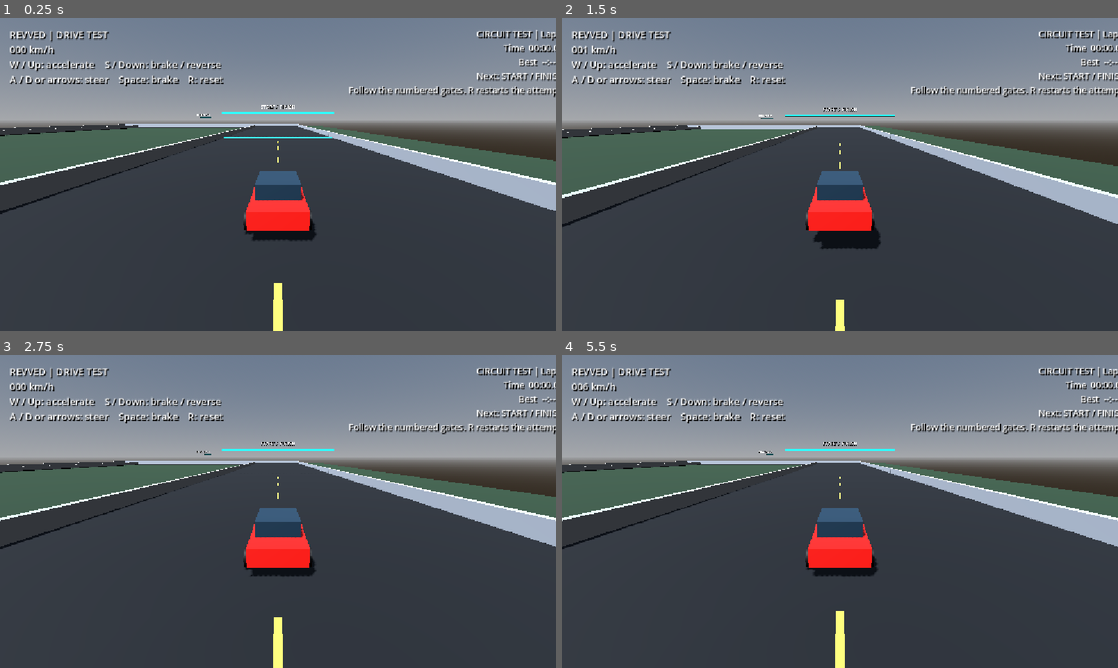
Above: before the commit, frames 1-4 (two rows, left to right).
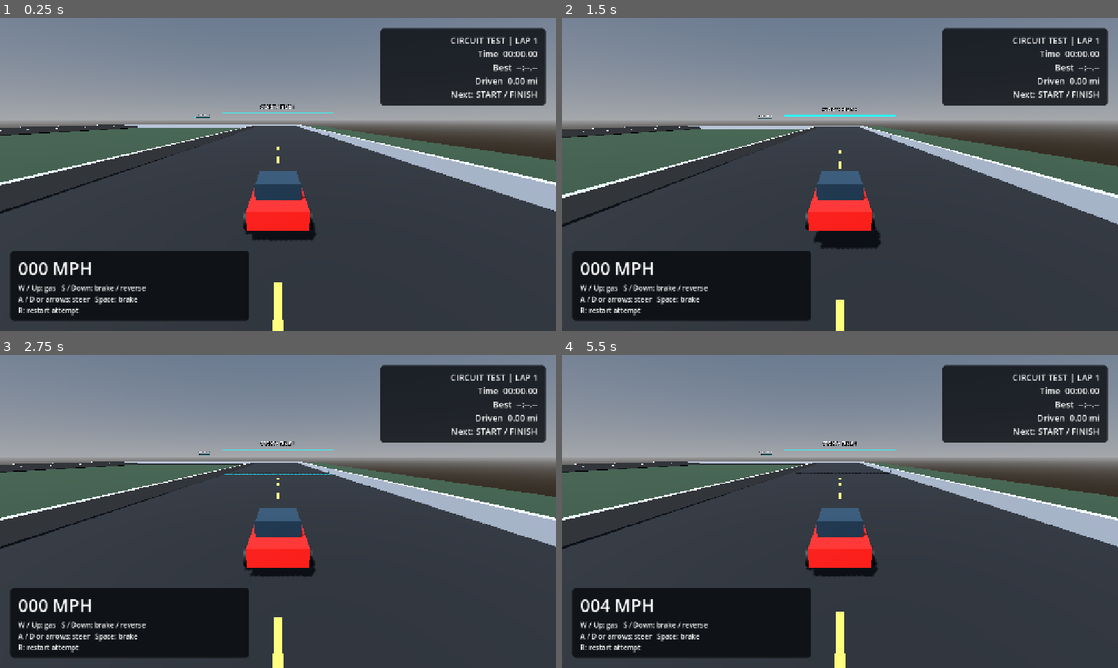
Above: after the commit, the same moments.

Repository: EmrysCodes/Revved
Game: Godot game, scene res://scenes/test_circuit.tscn
Same seed, same stepped clock (60 frames per second), same inputs: the game is played once before the commit and once after it.
Inputs:
- Up to frame 1 (0.25 s): no input
- Up to frame 2 (1.5 s): tap Enter at 0.5 s; hold D 0.53-1.28 s; tap R at 0.6, 1.35 s; tap Space at 0.77, 1.25 s; hold S from 1.28 s (still down)
- Up to frame 3 (2.75 s): tap Space at 1.52 s; release S at 2.03 s; hold D from 2.03 s (still down); tap R at 2.1 s
- Up to frame 4 (5.5 s): tap Enter at 2.75, 5 s; release D at 2.78 s; hold W 2.78-3.53 s; tap R every 0.75 s from 2.85 to 5.1 s; tap Space at 3.02, 3.77, 4.25, 4.52 s; hold A 3.53-5.03 s; hold S from 5.03 s (still down)

The runs differ from the first frame. In frame 1, 19% of the frame differs, in the area x 0-100%, y 3-100%; in frame 2, 19%; in frame 3, 19%; in frame 4, 19%.

Commit message:
Fix HUD scaling and default to US units
Add a scaling resolution and anchored HUD panels to prevent
clipping and overlap across window sizes.

Default speed and distance displays to US units. Add saved
US/metric preferences for the future settings menu and
regression checks for layout and unit conversions.

Diff:
--- /dev/null
+++ b/core/game_settings.gd
@@ -0,0 +1,47 @@
+extends Node
+## Shared display preference for the future settings menu. Physics stays in SI units.
+
+signal units_changed
+
+enum Units { US, METRIC }
+
+const SETTINGS_PATH: String = "user://settings.cfg"
+const METERS_PER_MILE: float = 1609.344
+const METERS_PER_FOOT: float = 0.3048
+
+var unit_system: Units = Units.US
+var settings_path: String = SETTINGS_PATH
+
+
+func _ready() -> void:
+	var config := ConfigFile.new()
+	if config.load(settings_path) == OK:
+		var saved_units: Variant = config.get_value("display", "units", Units.US)
+		if saved_units is int and saved_units in [Units.US, Units.METRIC]:
+			unit_system = saved_units
+
+
+func set_unit_system(value: int, persist: bool = true) -> Error:
+	if value not in [Units.US, Units.METRIC]:
+		return ERR_INVALID_PARAMETER
+	unit_system = value as Units
+	units_changed.emit()
+	if not persist:
+		return OK
+	var config := ConfigFile.new()
+	config.load(settings_path)
+	config.set_value("display", "units", unit_system)
+	return config.save(settings_path)
+
+
+func format_speed(meters_per_second: float) -> String:
+	var factor: float = 3600.0 / METERS_PER_MILE if unit_system == Units.US else 3.6
+	var suffix: String = "MPH" if unit_system == Units.US else "km/h"
+	return "%03d %s" % [roundi(absf(meters_per_second) * factor), suffix]
+
+
+func format_distance(meters: float, short_distance: bool = false) -> String:
+	var distance: float = maxf(meters, 0.0)
+	if unit_system == Units.US:
+		return "%.0f ft" % (distance / METERS_PER_FOOT) if short_distance else "%.2f mi" % (distance / METERS_PER_MILE)
+	return "%.0f m" % distance if short_distance else "%.2f km" % (distance / 1000.0)
--- a/project.godot
+++ b/project.godot
@@ -15,8 +15,16 @@
 config/features=PackedStringArray("4.7", "GL Compatibility")
 config/icon="res://icon.svg"
 
+[autoload]
+
+GameSettings="*res://core/game_settings.gd"
+
 [display]
 
+window/size/viewport_width=1280
+window/size/viewport_height=720
+window/size/window_width_override=1280
+window/size/window_height_override=720
 window/stretch/mode="canvas_items"
 window/stretch/aspect="expand"
 
--- a/racing/test_circuit.gd
+++ b/racing/test_circuit.gd
@@ -8,9 +8,10 @@
 var elapsed: float = 0.0
 var best_lap: float = INF
 var completed_laps: int = 0
+var distance_driven: float = 0.0
 
 @onready var car: CharacterBody3D = $VehicleSpawn/PlayerCar
-@onready var readout: Label = $RaceHUD/Readout
+@onready var readout: Label = $RaceHUD/Screen/RacePanel/Padding/Readout
 
 
 func _ready() -> void:
@@ -22,6 +23,7 @@
 
 
 func _physics_process(delta: float) -> void:
+	distance_driven += Vector2(car.velocity.x, car.velocity.z).length() * delta
 	if lap_active:
 		elapsed += delta
 	_update_readout()
@@ -52,7 +54,7 @@
 func _update_readout() -> void:
 	var best_text: String = "--:--.--" if is_inf(best_lap) else _time_text(best_lap)
 	var target: String = "START / FINISH" if next_gate == 0 else "CHECKPOINT %d" % next_gate
-	readout.text = "CIRCUIT TEST | Lap %d\nTime  %s\nBest  %s\nNext: %s\nFollow the numbered gates. R restarts the attempt." % [completed_laps + 1, _time_text(elapsed), best_text, target]
+	readout.text = "CIRCUIT TEST | LAP %d\nTime  %s\nBest  %s\nDriven  %s\nNext: %s" % [completed_laps + 1, _time_text(elapsed), best_text, GameSettings.format_distance(distance_driven), target]
 
 
 func _time_text(seconds: float) -> String:
--- a/scenes/test_circuit.tscn
+++ b/scenes/test_circuit.tscn
@@ -1,7 +1,14 @@
-[gd_scene load_steps=97 format=3]
+[gd_scene load_steps=98 format=3]
 
 [ext_resource type="PackedScene" path="res://vehicles/arcade_car.tscn" id="1_car"]
 [ext_resource type="Script" path="res://racing/test_circuit.gd" id="2_circuit"]
+
+[sub_resource type="StyleBoxFlat" id="HUD_Panel"]
+bg_color = Color(0.025, 0.035, 0.05, 0.8)
+corner_radius_top_left = 8
+corner_radius_top_right = 8
+corner_radius_bottom_left = 8
+corner_radius_bottom_right = 8
 
 [sub_resource type="StandardMaterial3D" id="Mat_Grass"]
 albedo_color = Color(0.13, 0.21, 0.14, 1)
@@ -790,17 +797,38 @@
 [node name="RaceHUD" type="CanvasLayer" parent="."]
 
 
-[node name="Readout" type="Label" parent="RaceHUD"]
-anchors_preset = 1
+[node name="Screen" type="Control" parent="RaceHUD"]
+layout_mode = 3
+anchors_preset = 15
+anchor_right = 1.0
+anchor_bottom = 1.0
+grow_horizontal = 2
+grow_vertical = 2
+mouse_filter = 2
+
+[node name="RacePanel" type="PanelContainer" parent="RaceHUD/Screen"]
+layout_mode = 0
 anchor_left = 1.0
 anchor_right = 1.0
-offset_left = -430.0
-offset_top = 20.0
-offset_right = -20.0
-offset_bottom = 175.0
+offset_left = -404.0
+offset_top = 24.0
+offset_right = -24.0
+offset_bottom = 202.0
+grow_horizontal = 0
 mouse_filter = 2
-theme_override_colors/font_shadow_color = Color(0, 0, 0, 1)
-theme_override_constants/shadow_offset_x = 2
-theme_override_constants/shadow_offset_y = 2
-theme_override_font_sizes/font_size = 18
+theme_override_styles/panel = SubResource("HUD_Panel")
+
+[node name="Padding" type="MarginContainer" parent="RaceHUD/Screen/RacePanel"]
+layout_mode = 2
+mouse_filter = 2
+theme_override_constants/margin_left = 18
+theme_override_constants/margin_top = 12
+theme_override_constants/margin_right = 18
+theme_override_constants/margin_bottom = 12
+
+[node name="Readout" type="Label" parent="RaceHUD/Screen/RacePanel/Padding"]
+layout_mode = 2
+mouse_filter = 2
+theme_override_font_sizes/font_size = 20
 horizontal_alignment = 2
+autowrap_mode = 3
--- /dev/null
+++ b/tests/verify_hud_units.gd
@@ -0,0 +1,60 @@
+extends SceneTree
+
+func _initialize() -> void:
+	call_deferred("_run")
+
+func _run() -> void:
+	var settings: Node = root.get_node("GameSettings")
+	var original: int = settings.unit_system
+	settings.set_unit_system(0, false)
+	assert(settings.format_speed(26.8224) == "060 MPH", "60 MPH conversion")
+	assert(settings.format_speed(-26.8224) == "060 MPH", "Reverse speed uses magnitude")
+	assert(settings.format_distance(1609.344) == "1.00 mi", "Mile conversion")
+	assert(settings.format_distance(0.3048, true) == "1 ft", "Foot conversion")
+	settings.set_unit_system(1, false)
+	assert(settings.format_speed(10.0) == "036 km/h", "Metric speed")
+	assert(settings.format_distance(1000.0) == "1.00 km", "Metric distance")
+	assert(settings.format_distance(12.0, true) == "12 m", "Metric short distance")
+	assert(settings.set_unit_system(99, false) == ERR_INVALID_PARAMETER, "Reject invalid unit preference")
+	# Exercise persistence in an isolated file, without changing player preferences.
+	var probe: Node = load("res://core/game_settings.gd").new()
+	probe.settings_path = "res://tests/units-verification.tmp"
+	root.add_child(probe)
+	assert(probe.set_unit_system(1) == OK, "Unit preference must save")
+	var restored: Node = load("res://core/game_settings.gd").new()
+	restored.settings_path = probe.settings_path
+	root.add_child(restored)
+	assert(restored.unit_system == 1, "Saved unit preference must load")
+	assert(DirAccess.remove_absolute(ProjectSettings.globalize_path(probe.settings_path)) == OK)
+	probe.queue_free()
+	restored.queue_free()
+	settings.set_unit_system(0, false)
+	var level: Node3D = load("res://scenes/test_circuit.tscn").instantiate()
+	root.add_child(level)
+	var car: CharacterBody3D = level.get_node("VehicleSpawn/PlayerCar")
+	for frame in range(10):
+		await process_frame
+	var drive: Control = car.get_node("HUD/Screen/DrivePanel")
+	var race: Control = level.get_node("RaceHUD/Screen/RacePanel")
+	for resolution in [Vector2i(640, 360), Vector2i(800, 600), Vector2i(1280, 720), Vector2i(1656, 932), Vector2i(1920, 1080), Vector2i(2560, 1080)]:
+		root.size = resolution
+		for frame in range(5):
+			await process_frame
+		var viewport_rect: Rect2 = root.get_visible_rect()
+		for panel in [drive, race]:
+			var rect: Rect2 = panel.get_global_rect()
+			assert(viewport_rect.encloses(rect), "HUD panel must fit viewport at %s" % resolution)
+		assert(not drive.get_global_rect().intersects(race.get_global_rect()), "HUD panels must not overlap")
+		for label in [car.get_node("HUD/Screen/DrivePanel/Padding/Stack/Readout"), car.get_node("HUD/Screen/DrivePanel/Padding/Stack/Controls"), level.get_node("RaceHUD/Screen/RacePanel/Padding/Readout")]:
+			assert(label.size.y >= label.get_minimum_size().y, "Label content must fit")
+		print("PASS HUD bounds and separation: ", resolution, " logical viewport ", viewport_rect.size)
+	assert(car.get_node("HUD/Screen/DrivePanel/Padding/Stack/Readout").text.ends_with("MPH"))
+	assert(level.readout.text.contains("mi"))
+	settings.set_unit_system(1, false)
+	for frame in range(5):
+		await physics_frame
+	assert(car.get_node("HUD/Screen/DrivePanel/Padding/Stack/Readout").text.ends_with("km/h"), "Speed reacts to unit changes")
+	assert(level.readout.text.contains("km"), "Distance reacts to unit changes")
+	settings.set_unit_system(original, false)
+	print("PASS: US/metric conversions, invalid preferences, save/load, live unit changes")
+	quit()
--- a/vehicles/arcade_car.gd
+++ b/vehicles/arcade_car.gd
@@ -13,7 +13,7 @@
 var _speed: float = 0.0
 var _spawn_transform: Transform3D
 
-@onready var _readout: Label = $HUD/Readout
+@onready var _readout: Label = $HUD/Screen/DrivePanel/Padding/Stack/Readout
 
 
 func _ready() -> void:
@@ -54,7 +54,7 @@
 	move_and_slide()
 	# Use collision-resolved motion so barriers do not preserve stored speed.
 	_speed = Vector3(velocity.x, 0.0, velocity.z).dot(forward)
-	_readout.text = "REVVED | DRIVE TEST\n%03d km/h\nW / Up: accelerate    S / Down: brake / reverse\nA / D or arrows: steer    Space: brake    R: reset" % roundi(absf(_speed) * 3.6)
+	_readout.text = GameSettings.format_speed(_speed)
 	if global_position.y < -10.0:
 		_reset_car()
 
--- a/vehicles/arcade_car.tscn
+++ b/vehicles/arcade_car.tscn
@@ -1,6 +1,13 @@
-[gd_scene load_steps=12 format=3]
+[gd_scene load_steps=13 format=3]
 
 [ext_resource type="Script" path="res://vehicles/arcade_car.gd" id="1_car"]
+
+[sub_resource type="StyleBoxFlat" id="HUD_Panel"]
+bg_color = Color(0.025, 0.035, 0.05, 0.8)
+corner_radius_top_left = 8
+corner_radius_top_right = 8
+corner_radius_bottom_left = 8
+corner_radius_bottom_right = 8
 
 [sub_resource type="StandardMaterial3D" id="Material_Paint"]
 albedo_color = Color(0.85, 0.08, 0.045, 1)
@@ -105,14 +112,49 @@
 
 [node name="HUD" type="CanvasLayer" parent="."]
 
-[node name="Readout" type="Label" parent="HUD"]
-offset_left = 20.0
-offset_top = 20.0
-offset_right = 750.0
-offset_bottom = 150.0
+[node name="Screen" type="Control" parent="HUD"]
+layout_mode = 3
+anchors_preset = 15
+anchor_right = 1.0
+anchor_bottom = 1.0
+grow_horizontal = 2
+grow_vertical = 2
 mouse_filter = 2
-theme_override_colors/font_shadow_color = Color(0, 0, 0, 1)
-theme_override_constants/shadow_offset_x = 2
-theme_override_constants/shadow_offset_y = 2
-theme_override_font_sizes/font_size = 20
-text = "REVVED | DRIVE TEST"
+
+[node name="DrivePanel" type="PanelContainer" parent="HUD/Screen"]
+layout_mode = 0
+anchor_top = 1.0
+anchor_bottom = 1.0
+offset_left = 24.0
+offset_top = -182.0
+offset_right = 574.0
+offset_bottom = -24.0
+grow_vertical = 0
+mouse_filter = 2
+theme_override_styles/panel = SubResource("HUD_Panel")
+
+[node name="Padding" type="MarginContainer" parent="HUD/Screen/DrivePanel"]
+layout_mode = 2
+mouse_filter = 2
+theme_override_constants/margin_left = 18
+theme_override_constants/margin_top = 12
+theme_override_constants/margin_right = 18
+theme_override_constants/margin_bottom = 12
+
+[node name="Stack" type="VBoxContainer" parent="HUD/Screen/DrivePanel/Padding"]
+layout_mode = 2
+mouse_filter = 2
+theme_override_constants/separation = 6
+
+[node name="Readout" type="Label" parent="HUD/Screen/DrivePanel/Padding/Stack"]
+layout_mode = 2
+mouse_filter = 2
+theme_override_font_sizes/font_size = 40
+text = "000 MPH"
+
+[node name="Controls" type="Label" parent="HUD/Screen/DrivePanel/Padding/Stack"]
+layout_mode = 2
+mouse_filter = 2
+theme_override_font_sizes/font_size = 16
+text = "W / Up: gas   S / Down: brake / reverse\nA / D or arrows: steer   Space: brake\nR: restart attempt"
+autowrap_mode = 3
Not shown, added: core/game_settings.gd.uid
Not shown, added: tests/verify_hud_units.gd.uid
